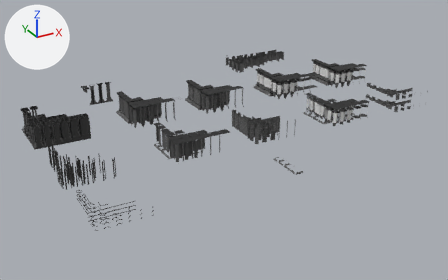
A saved change to the FBX model Assets/Art/Models/Structures/Walls/SteelWalls.fbx.
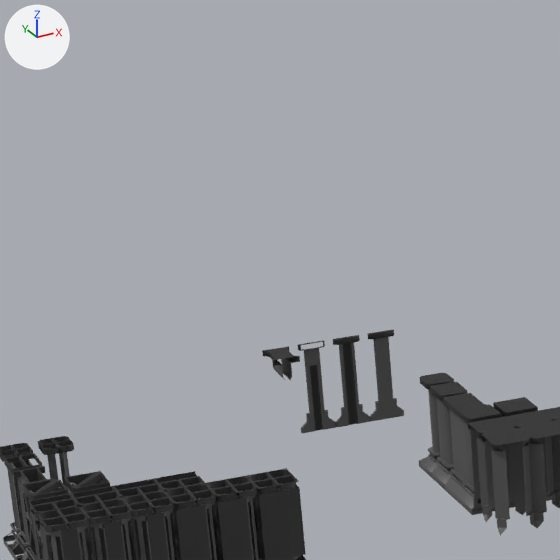
Each version appears first whole from a camera (50 mm lens) standing at (-40.5, -57.0, 26.7) and looking at (-9.0, 0.2, -2.0), and next in a close-up on the part from 5% to 33% of the width and 2% to 48% of the height. Lighting does not change. The marker at upper left points along +X, +Y and +Z. Where no turn or scale is listed for an object, it has been applied to the vertices. Vertices at the same position are counted once.

The scene before the commit, as lines of its bpy script (objects in view):
```python
ob_steeldoorframe = bpy.data.objects.new('SteelDoorFrame', me_cube_025)
ob_steeldoorframe.location = (-19.0, 13.0, 0.0)
ob_steeldoorframe.rotation_euler = (1.571, 0.0, 0.0)  # degrees (90, 0, 0)
ob_steeldoorframeshort = bpy.data.objects.new('SteelDoorFrameShort', me_cube_027)
ob_steeldoorframeshort.location = (-20.0, 13.0, 0.0)
ob_steeldoorframeshort.rotation_euler = (1.571, 0.0, 0.0)  # degrees (90, 0, 0)
ob_steeldoorheader = bpy.data.objects.new('SteelDoorHeader', me_cube_2726)
ob_steeldoorheader.location = (-21.0, 13.0, 0.0)
ob_steelgirderl1 = bpy.data.objects.new('SteelGirderL1', me_cube_1799)
ob_steelgirderl1.location = (-29.0, 6.0, 0.0)
ob_steelwallcap = bpy.data.objects.new('SteelWallCap', me_cube_2729)
ob_steelwallcap.location = (-18.0, 13.0, 0.0)
ob_steelwallcap.rotation_euler = (1.571, 0.0, 0.0)  # degrees (90, 0, 0)
# also in view: 'SteelGirderX4' at (-26.0, 4.0, 1.3); 'SteelGirderL2' at (-28.0, 6.0, 1.3); 'SteelGirderT2' at (-28.0, 5.0, 1.3); 'SteelGirderX1' at (-29.0, 4.0, 1.3); 'SteelWallT1' at (-18.0, 5.0, 1.3)
```
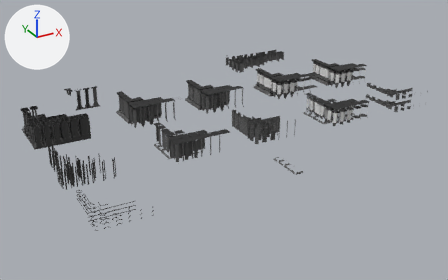
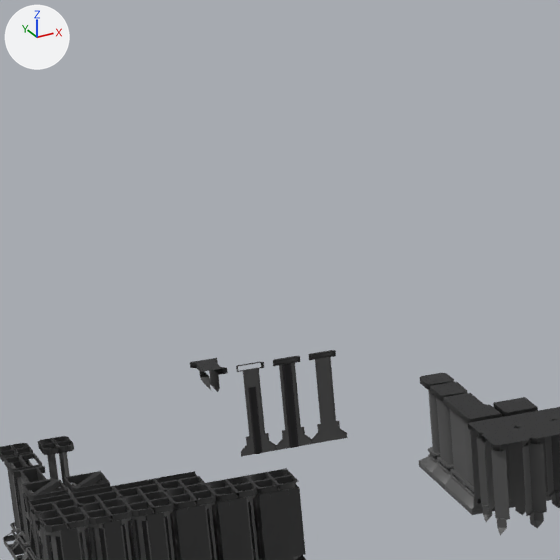
The newer file is also turned or shifted as a whole; pictures and numbers use the older file's frame.

Boxes [x1, y1, x2, y2] around the edits, measured in the close-ups (560 x 560 px):
```json
{"object": "SteelDoorFrame", "change": "moved, turned", "before": [333, 335, 370, 427], "after": [273, 356, 312, 450]}
{"object": "SteelWallCap", "change": "moved, turned", "before": [368, 330, 404, 421], "after": [309, 350, 347, 444]}
{"object": "SteelDoorFrameShort", "change": "moved, turned", "before": [298, 341, 336, 433], "after": [236, 362, 277, 457]}
{"object": "SteelDoorHeader", "change": "mesh moved", "before": [262, 346, 300, 380], "after": [190, 358, 228, 392]}
```

The change, as JSON lines over the scene's bpy script:
```json
{"block": "me_cube_2726", "where": "me_cube_2726.from_pydata(...)  # 76 vertices, 50 faces; spans x -0.375..0.375, y -0.467..0.467, z 1.926..2.585"}
{"block": "me_cube_2726", "where": "# used by ob_steeldoorheader; location = (-21.0, 13.0, 0.0)"}
{"block": "me_cube_2726", "change": "me_cube_2726 part 1: the whole mesh is moved by (-2.0, 0.0, 0.0)"}
{"op": "set", "path": "ob_steelwallcap.location", "old": "(-18.0, 13.0, 0.0)", "new": "(-20.0, 13.0, 0.0)"}
{"op": "set", "path": "ob_steelwallcap.rotation_euler", "old": "(1.571, 0.0, 0.0)", "new": "(1.571, 0.0, 3.142)", "note": "degrees (90, 0, 0) -> degrees (90, 0, 180)"}
{"op": "set", "path": "ob_steeldoorframeshort.location", "old": "(-20.0, 13.0, 0.0)", "new": "(-22.0, 13.0, 0.0)"}
{"op": "set", "path": "ob_steeldoorframeshort.rotation_euler", "old": "(1.571, 0.0, 0.0)", "new": "(1.571, 0.0, 3.142)", "note": "degrees (90, 0, 0) -> degrees (90, 0, 180)"}
{"op": "set", "path": "ob_steeldoorframe.location", "old": "(-19.0, 13.0, 0.0)", "new": "(-21.0, 13.0, 0.0)"}
{"op": "set", "path": "ob_steeldoorframe.rotation_euler", "old": "(1.571, 0.0, 0.0)", "new": "(1.571, 0.0, 3.142)", "note": "degrees (90, 0, 0) -> degrees (90, 0, 180)"}
```
